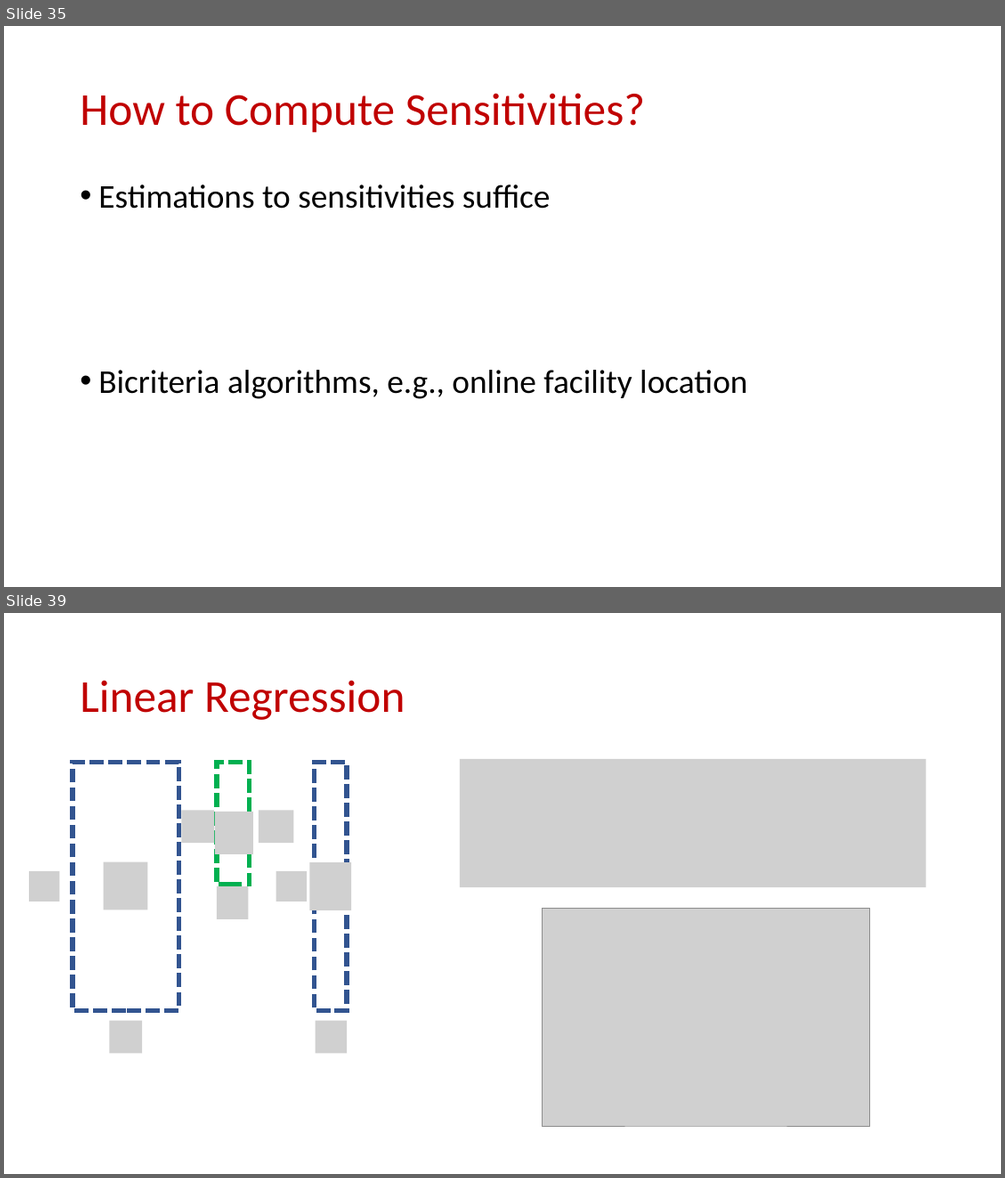
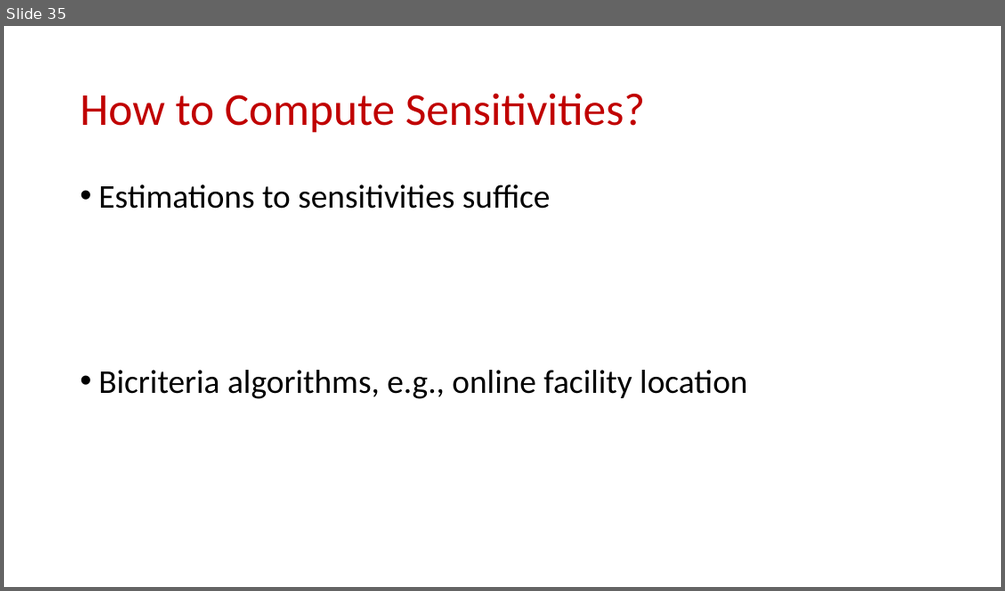
Before and after one commit to samsonzhou/samsonzhou.github.io, a slide deck: CSCE689-23/L25.pptx. Shown one above the other, each under a label of ours: slides 35 and 39 before the commit, slide 35 after it; the slides between them are not shown. The pictures are 1005x1178 and 1005x591 pixels, drawn with LibreOffice and Linux fonts; fonts in the diff are those of the drawing; grey boxes stand for pictures. Boxes give left, top, right and bottom in pixels: in the first picture for what was removed or moved away, otherwise in the second. Text is boxed around its words. In the diff, an @@ line names an element or a change of style, - is before the commit and + after.

```diff
--- a/CSCE689-23/L25.pptx
+++ b/CSCE689-23/L25.pptx
@@ slide 39 removed at (4,613,1001,1174), background #FFFFFF @@
@@ title removed at (80,680,404,720) @@
-Linear Regression
@@ rectangle removed at (73,763,179,1011) @@
@@ rectangle removed at (217,763,250,884) @@
@@ rectangle removed at (315,763,348,1011) @@
@@ picture removed at (461,759,926,887) @@
@@ picture removed at (182,811,215,844) @@
@@ picture removed at (215,811,253,854) @@
@@ picture removed at (259,811,293,844) @@
@@ picture removed at (29,871,59,900) @@
@@ picture removed at (104,862,147,910) @@
@@ picture removed at (276,871,307,900) @@
@@ picture removed at (310,863,352,910) @@
@@ picture removed at (217,887,248,919) @@
@@ picture removed at (542,908,870,1126) @@
@@ picture removed at (109,1021,142,1054) @@
@@ picture removed at (316,1021,347,1054) @@
```
Also in this commit, not shown: 24 other slides removed, 3 other files.
